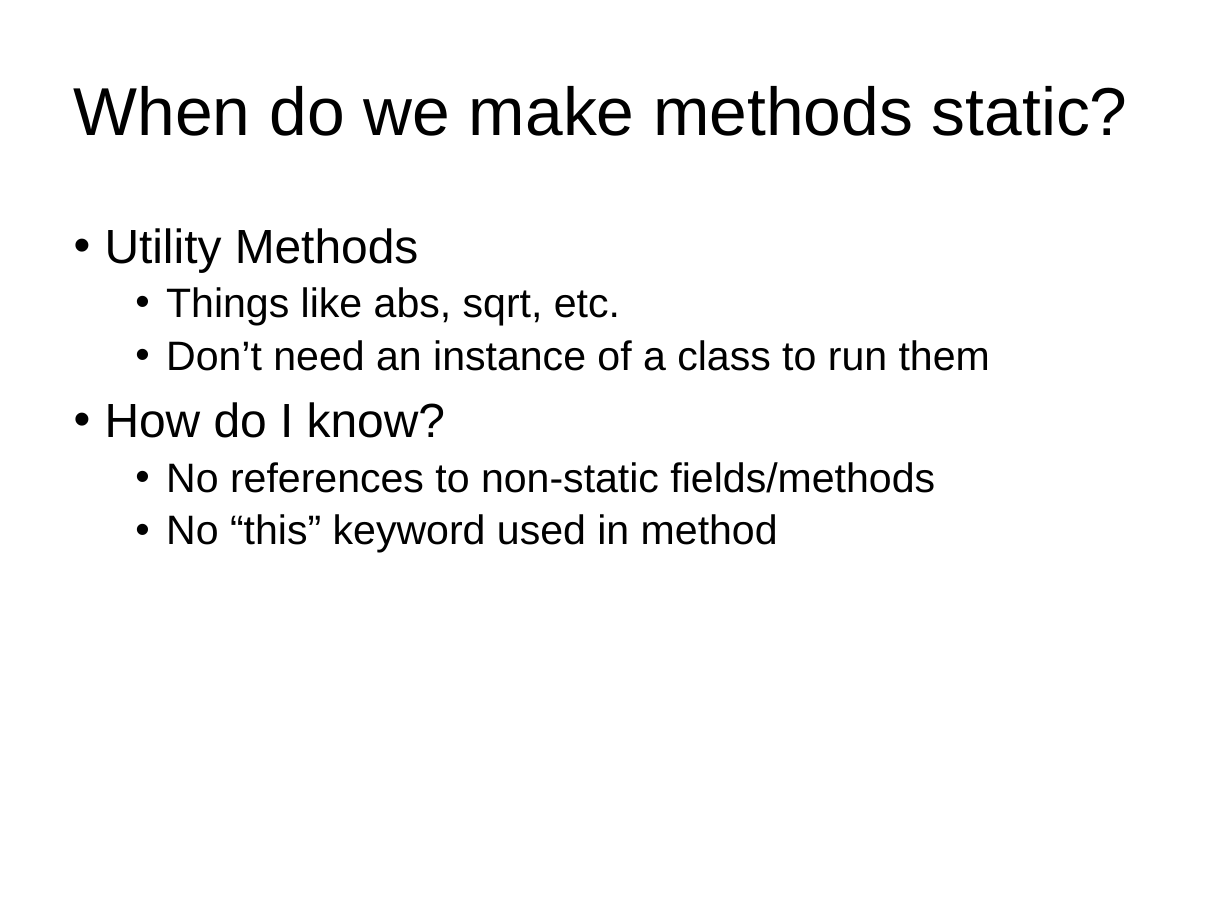
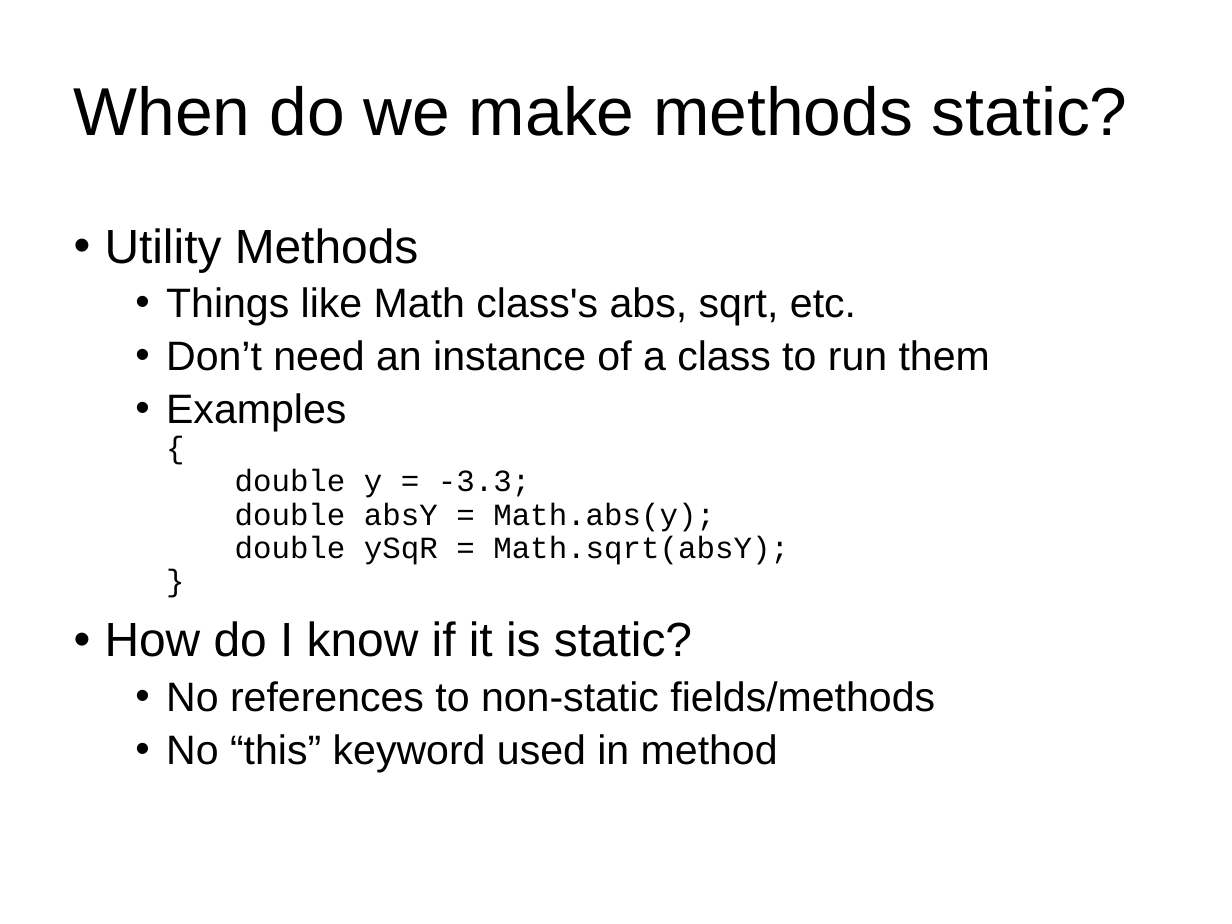
Before and after one commit to RHIT-CSSE/csse220, a slide deck: slide 14 of ClassMaterials/SimpleObjects/Slides/Classes and References.pptx (slide 13 before the commit). Drawn at 1232x924 pixels with LibreOffice and Linux fonts; fonts in the diff are those of the drawing. Boxes give left, top, right and bottom in pixels: in the first picture for what was removed or moved away, otherwise in the second. Text is boxed around its words. In the diff, an @@ line names an element or a change of style, - is before the commit and + after.

```diff
--- a/ClassMaterials/SimpleObjects/Slides/Classes and References.pptx
+++ b/ClassMaterials/SimpleObjects/Slides/Classes and References.pptx
@@ text at (166, 287, 856, 325): text changed @@
-  • Things like abs, sqrt, etc.
+  • Things like Math class's abs, sqrt, etc.
@@ text at (105, 393, 789, 657): text changed; size 28 to 18 pt; font Arial to Courier New @@
-• How do I know?
+  • Examples
+    {
+    double y = -3.3;
+    double absY = Math.abs(y);
+    double ySqR = Math.sqrt(absY);
+    }
+• How do I know if it is static?
```
Also in this commit, not shown: 7 other slides changed, 3 slides added, 1 slide removed, 8 other files.
